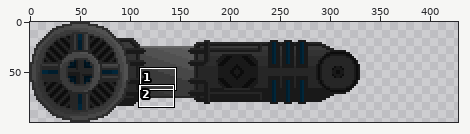
Sprite sheet: assets/img/Arm2_2X.png. Above, an overview of the earlier version with the close-up marked.
Close-up. As it was:
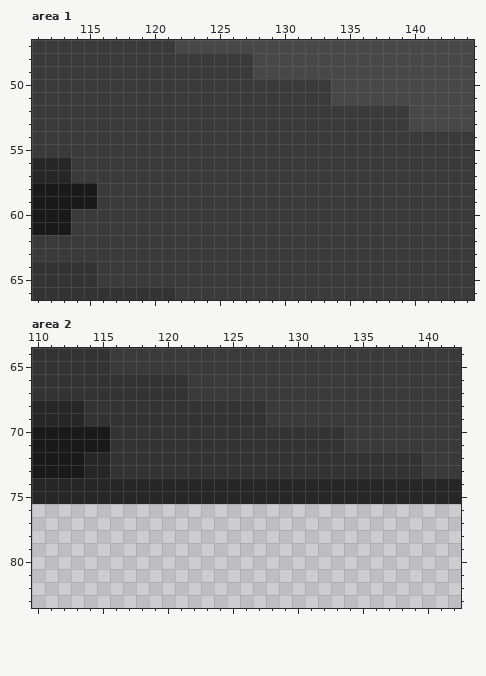
The file is 350x100 pixels. Colours within 5 levels of each other are drawn and written as one. Shown: area 1: x 111..144, y 47..66; area 2: x 110..142, y 64..83. The old version is drawn lined up with the new one, on the new canvas. The wide view leaves out empty margins. The commit also changed other parts of the picture, which this record leaves out.
Now the later version:
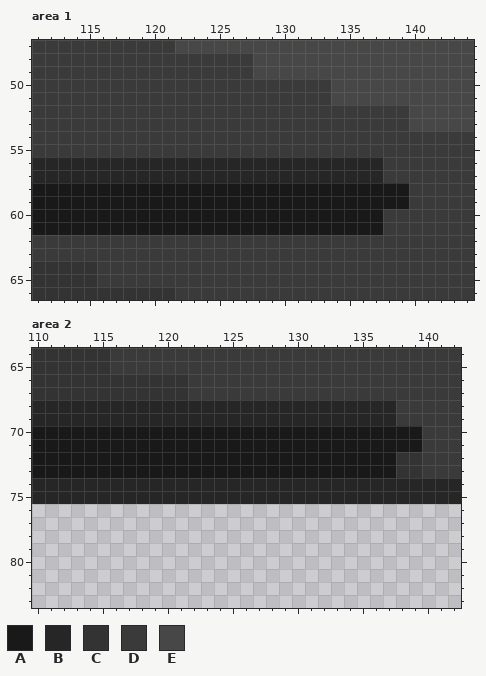
Palette (. is transparent): A #191919  B #262626  C #333333  D #3a3a3a  E #474747
What changed:
canvas 350x100 -> 450x100
Area 1:
y 56..57: x 114..137 DDDDDDDDDDDDDDDDDDDDDDDD -> BBBBBBBBBBBBBBBBBBBBBBBB
y 58..59: x 116..139 DDDDDDDDDDDDDDDDDDDDDDDD -> AAAAAAAAAAAAAAAAAAAAAAAA
y 60..61: x 114..137 DDDDDDDDDDDDDDDDDDDDDDDD -> AAAAAAAAAAAAAAAAAAAAAAAA
Area 2:
y 68..69: x 114..137 CCCCCCCCCCCCCCDDDDDDDDDD -> BBBBBBBBBBBBBBBBBBBBBBBB
y 70..71: x 116..139 CCCCCCCCCCCCCCCCCCDDDDDD -> AAAAAAAAAAAAAAAAAAAAAAAA
y 72..73: x 114..137 BBCCCCCCCCCCCCCCCCCCCCCC -> AAAAAAAAAAAAAAAAAAAAAAAA
